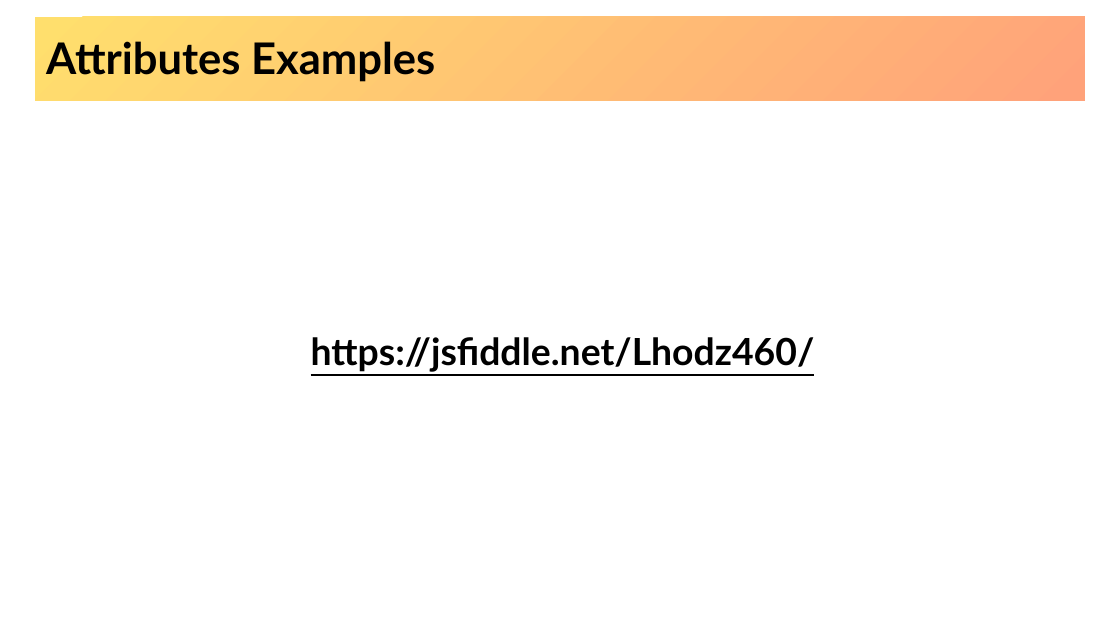
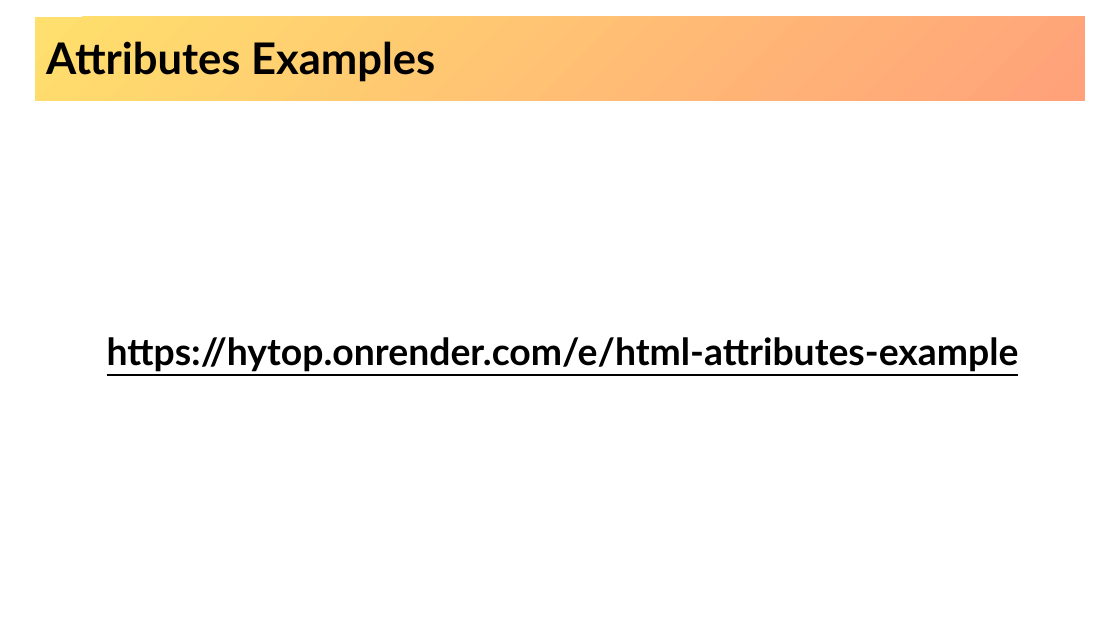
Before and after one commit to hytechclub/web-101, a slide deck: slide 17 of Week02/BasicHtmlElements.pptx. Drawn at 1120x630 pixels with LibreOffice and Linux fonts; fonts in the diff are those of the drawing; background and template pictures are left out. Boxes give left, top, right and bottom in pixels: in the first picture for what was removed or moved away, otherwise in the second. Text is boxed around its words. In the diff, an @@ line names an element or a change of style, - is before the commit and + after.

```diff
--- a/Week02/BasicHtmlElements.pptx
+++ b/Week02/BasicHtmlElements.pptx
@@ text at bbox=[107, 337, 1019, 372]: text changed @@
-https://jsfiddle.net/Lhodz460/
+https://hytop.onrender.com/e/html-attributes-example
```
Also in this commit, not shown: 1 other slide changed, 9 other files.
